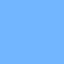
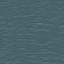
Two versions of the same layered image (w=64, h=64). Layer-by-layer changes:
added layer "Layer" above "water.png" over [0, 0, 64, 64]
renamed "Background" to "water.png", painted on it over [0, 0, 64, 64]
